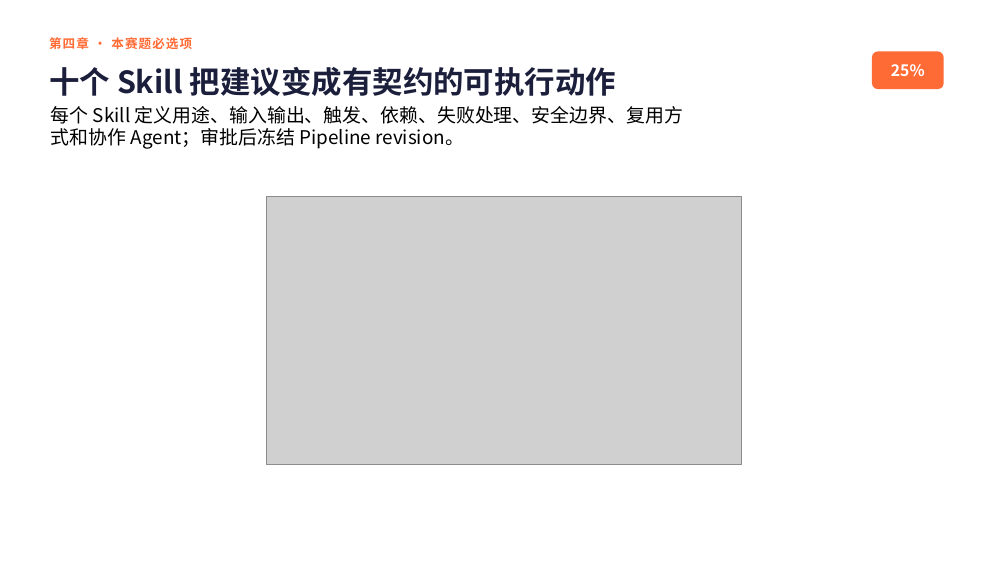
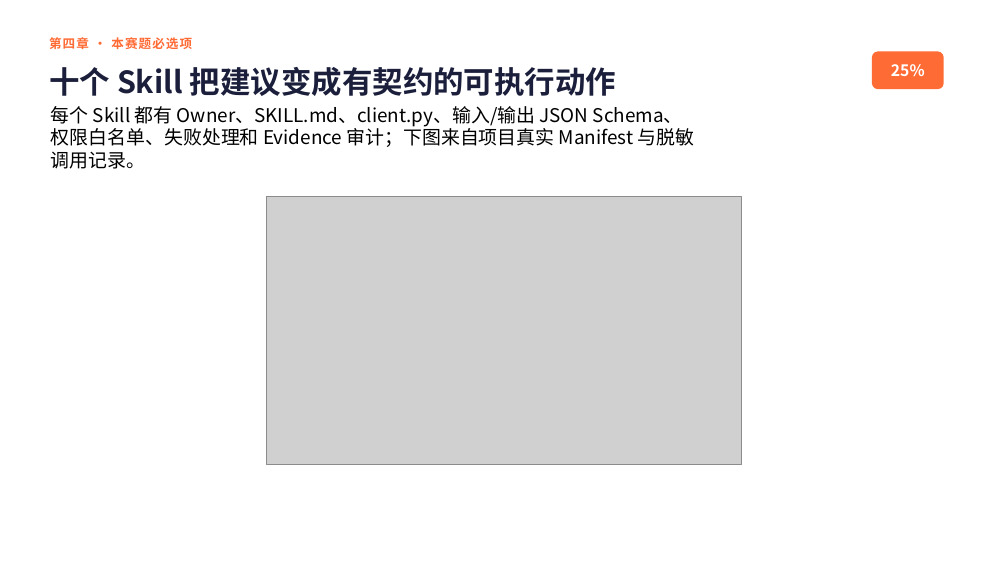
Before and after one commit to season-yy/ToolWear_agent, a slide deck: slide 11 of docs/submission/刃知-AgentTeams-初赛方案.pptx. Drawn at 1008x567 pixels with LibreOffice and Linux fonts; fonts in the diff are those of the drawing; grey boxes stand for pictures. Boxes give left, top, right and bottom in pixels: in the first picture for what was removed or moved away, otherwise in the second. Text is boxed around its words. In the diff, an @@ line names an element or a change of style, - is before the commit and + after.

```diff
--- a/docs/submission/刃知-AgentTeams-初赛方案.pptx
+++ b/docs/submission/刃知-AgentTeams-初赛方案.pptx
@@ text at [51,106,695,169]: text changed @@
-每个 Skill 定义用途、输入输出、触发、依赖、失败处理、安全边界、复用方式和协作 Agent；审批后冻结 Pipeline revision。
+每个 Skill 都有 Owner、SKILL.md、client.py、输入/输出 JSON Schema、权限白名单、失败处理和 Evidence 审计；下图来自项目真实 Manifest 与脱敏调用记录。
```
Also in this commit, not shown: 5 other slides changed, 12 other files.
